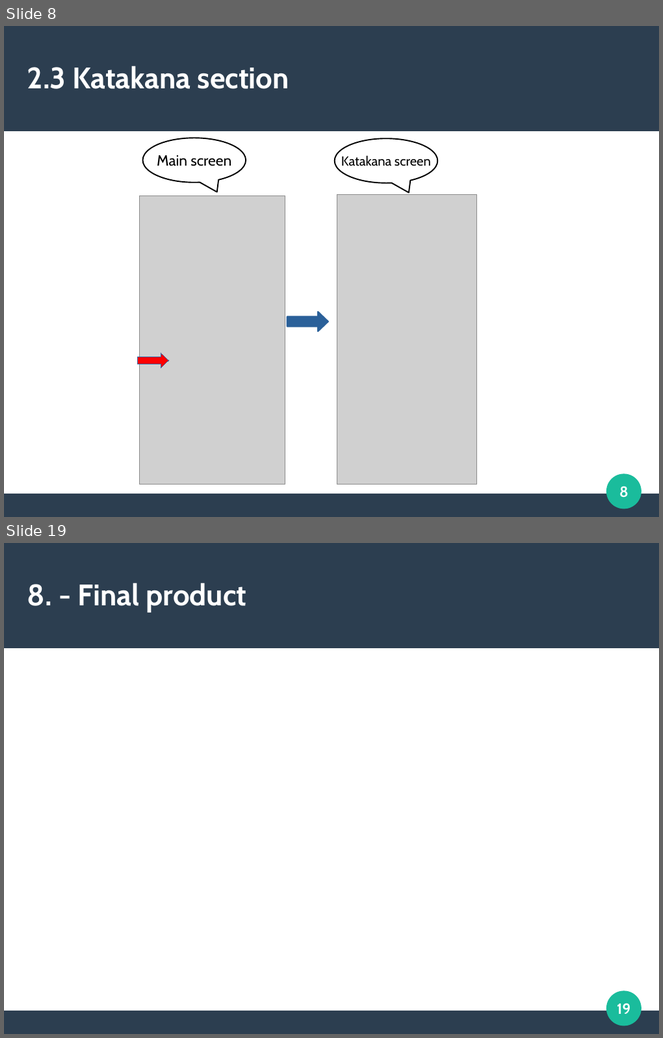
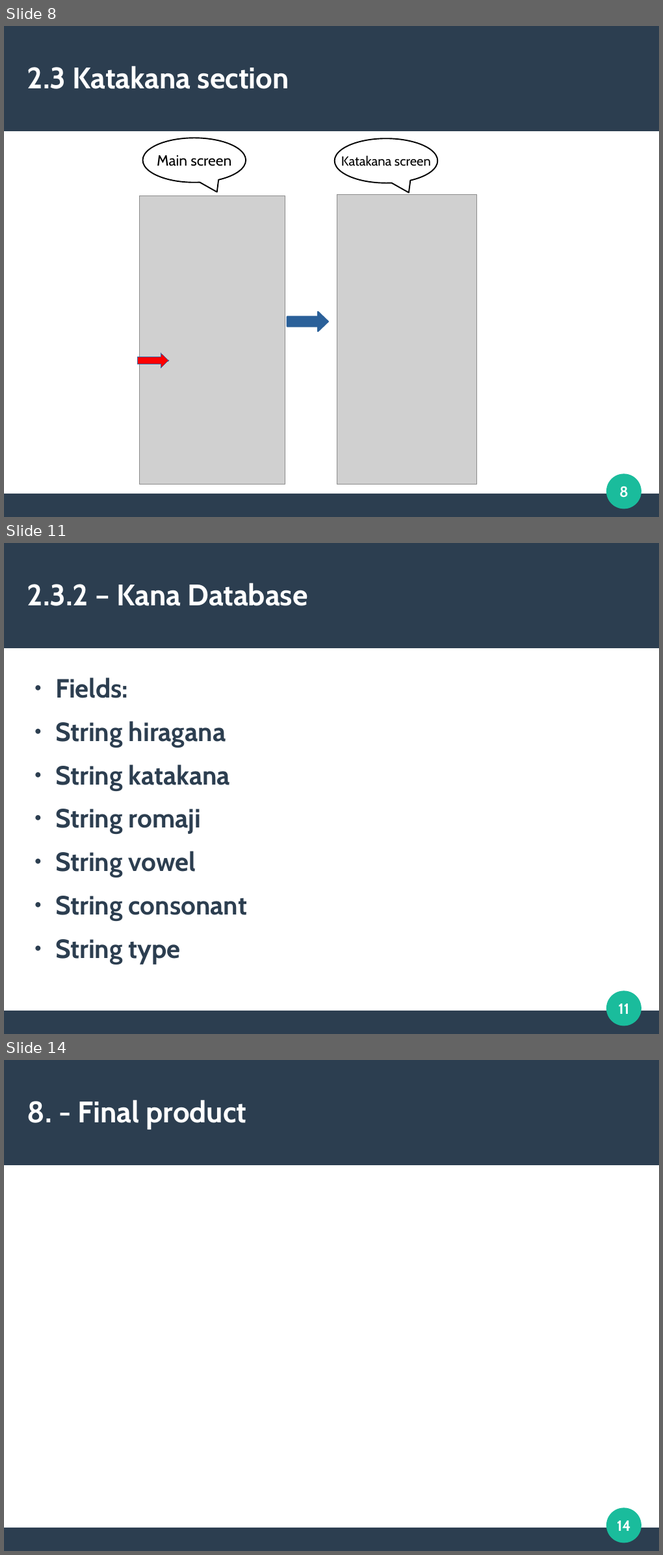
Before and after one commit to sergioparamo/kanjistudy, a slide deck: description/KanjiStudyPresentation.odp. Shown one above the other, each under a label of ours: slides 8 and 19 before the commit, slides 8, 11 and 14 after it; the slides between them are not shown. The pictures are 663x1038 and 663x1555 pixels, drawn with LibreOffice and Linux fonts; fonts in the diff are those of the drawing; grey boxes stand for pictures. Boxes give left, top, right and bottom in pixels: in the first picture for what was removed or moved away, otherwise in the second. Text is boxed around its words. In the diff, an @@ line names an element or a change of style, - is before the commit and + after.

```diff
--- a/description/KanjiStudyPresentation.odp
+++ b/description/KanjiStudyPresentation.odp
@@ slide 11 added at [4, 543, 659, 1034], background #FFFFFF; not listed: 3 template elements that a slide beside it also shows @@
@@ title added at [27, 583, 308, 606], 36 pt, text #FFFFFF, bold @@
+2.3.2 – Kana Database
@@ text added at [55, 678, 247, 964], 32 pt, text #2C3E50, bold @@
+● Fields:
+● String hiragana
+● String katakana
+● String romaji
+● String vowel
+● String consonant
+● String type
@@ page number added at [618, 1004, 629, 1014], 18 pt, text #FFFFFF, bold @@
+11
@@ what was slide 19 is now slide 14 @@
@@ page number at [617, 1521, 631, 1531]: text changed @@
-19
+14
```
Also in this commit, not shown: 3 slides changed, 2 other slides added, 8 slides removed, 9 other files.
